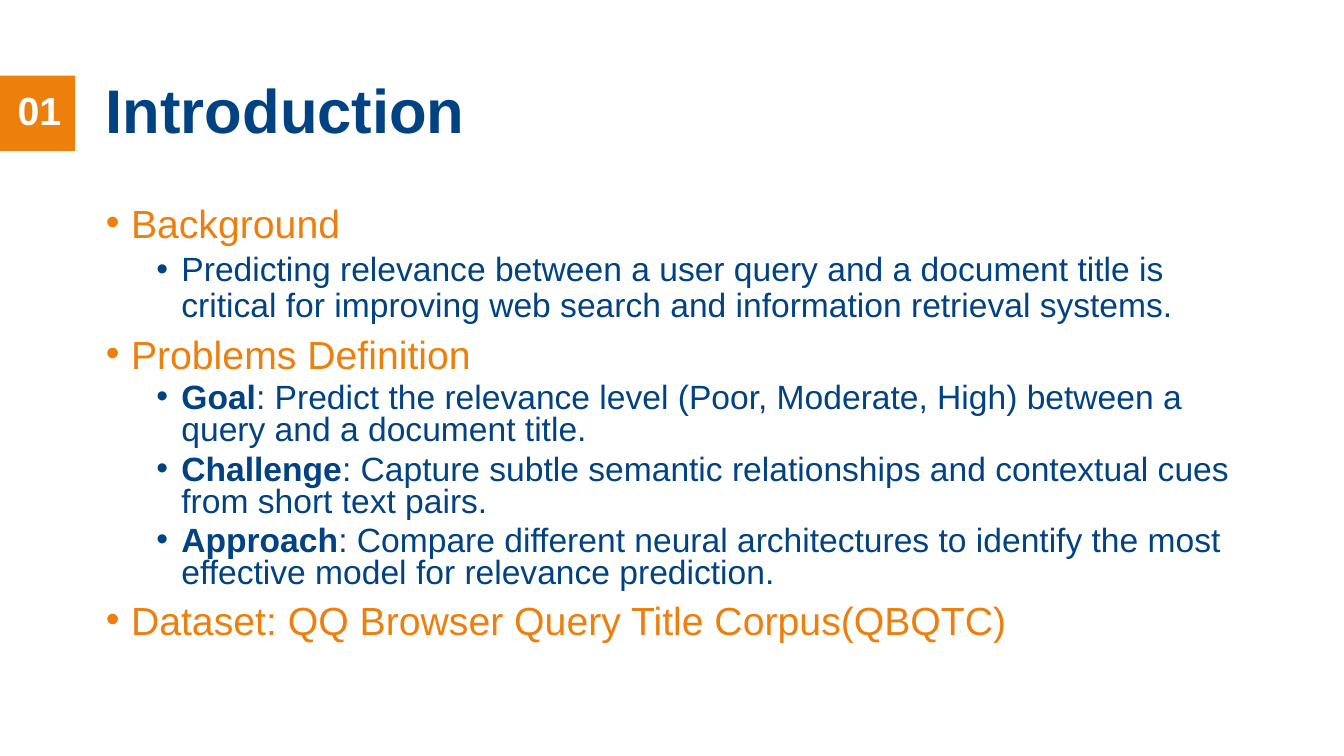
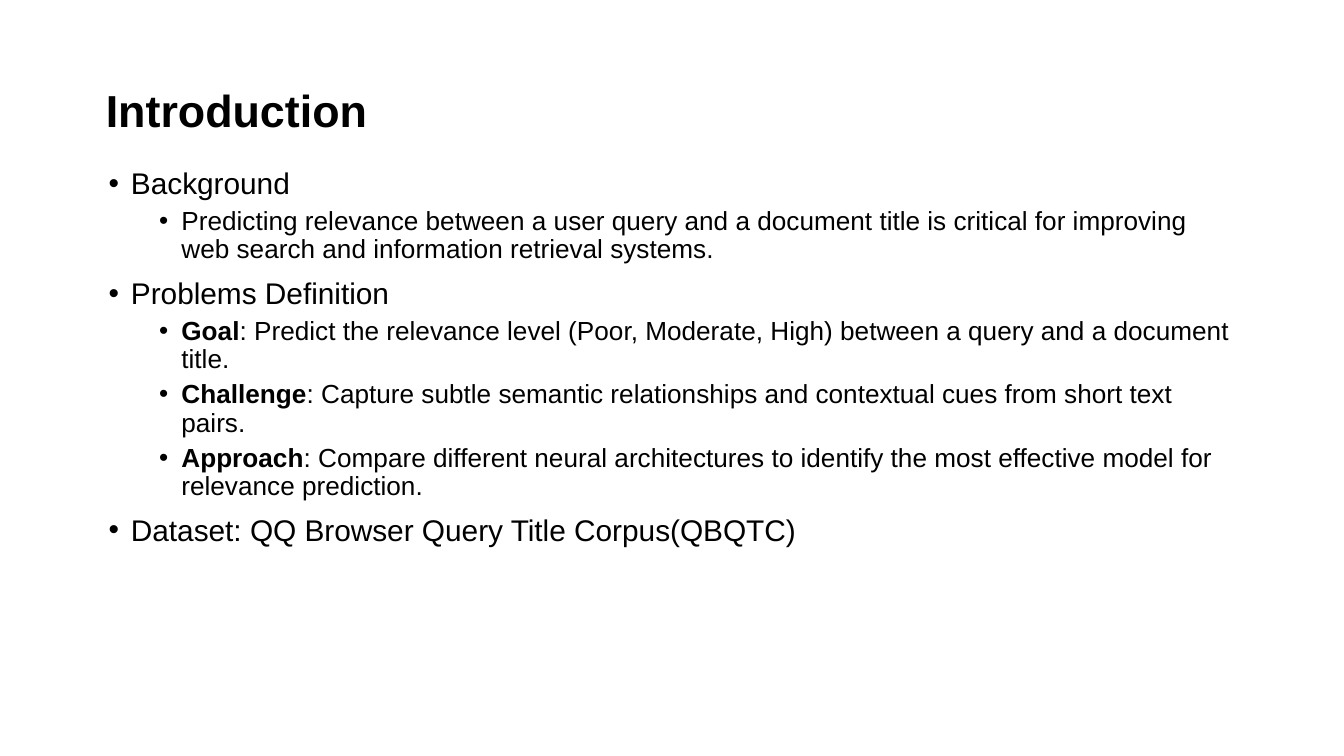
Before and after one commit to lijunfeng99/CS5242-project_25, a slide deck: slide 2 of CS5242_Presentation.pptx. Drawn at 1344x756 pixels with LibreOffice and Linux fonts; fonts in the diff are those of the drawing; background and template pictures are left out. Boxes give left, top, right and bottom in pixels: in the first picture for what was removed or moved away, otherwise in the second. Text is boxed around its words. In the diff, an @@ line names an element or a change of style, - is before the commit and + after.

```diff
--- a/CS5242_Presentation.pptx
+++ b/CS5242_Presentation.pptx
@@ title "Introduction" at [106, 94, 367, 128]: size 33 to 24 pt, text colour #004282 to #000000 @@
@@ rectangle removed at [0, 75, 75, 151] @@
@@ text "Background": place and size @@
-text "Background" at [131, 209, 1229, 643]
+text "Background" at [131, 172, 1229, 546]
@@ text "Background" at [131, 172, 1229, 546]: size 21 to 16 pt, text colour #ED7F0D to #000000 in "Background", "Problems Definition", "Dataset: QQ Browser Query Title Corpus(QBQTC)"; size 18 to 14 pt, text colour #004282 to #000000 in "Predicting relevance between a user query and ...", "Goal: Predict the relevance level (Poor, Moderate, ...", "Challenge: Capture subtle semantic relationships and context ...", "Approach: Compare different neural architectures to identify ..."; indent changed; line spacing 0.8 to 0.9; less space between paragraphs @@
```
Also in this commit, not shown: 3 other slides changed, 3 slides added, 1 slide removed.
